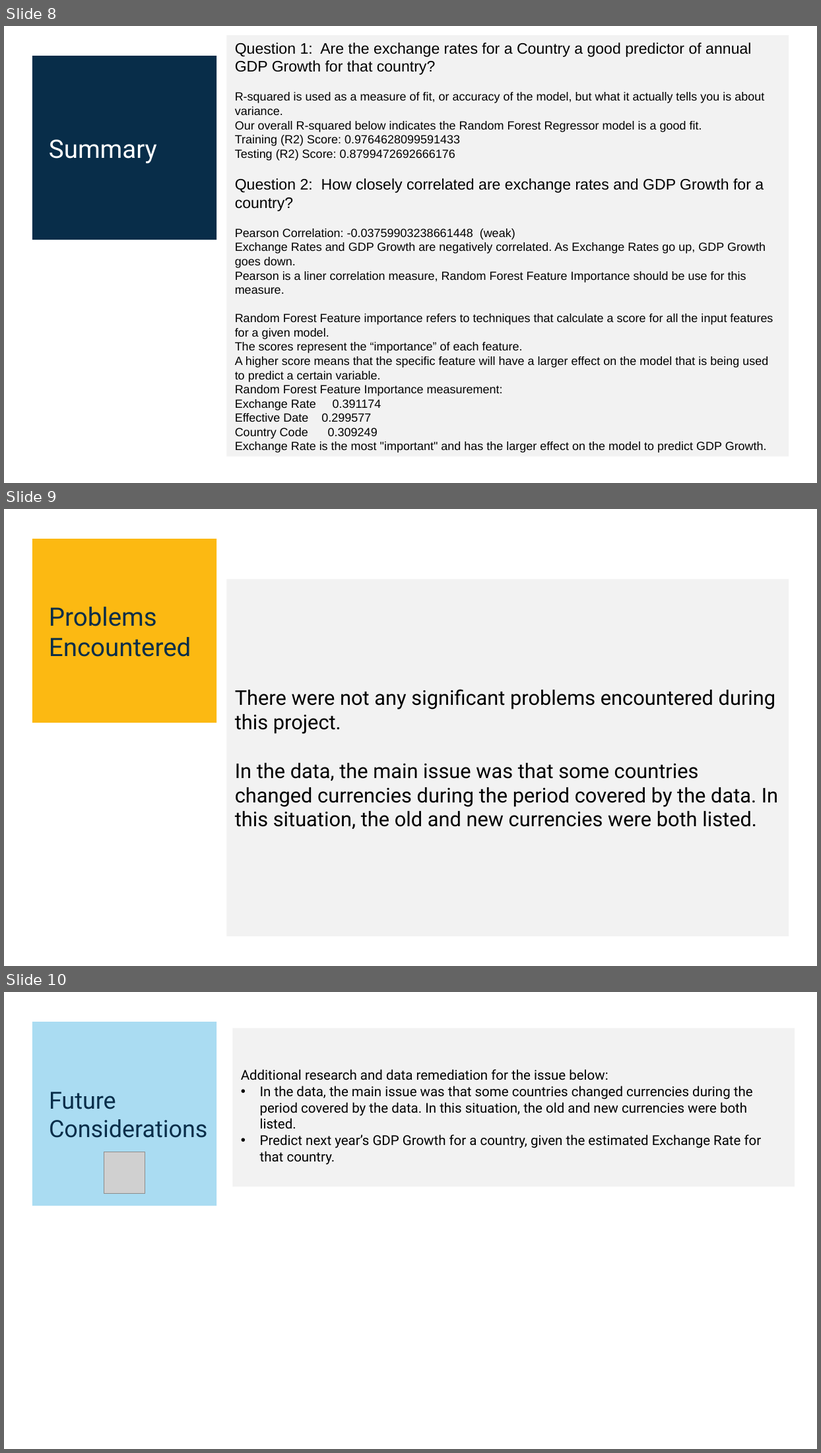
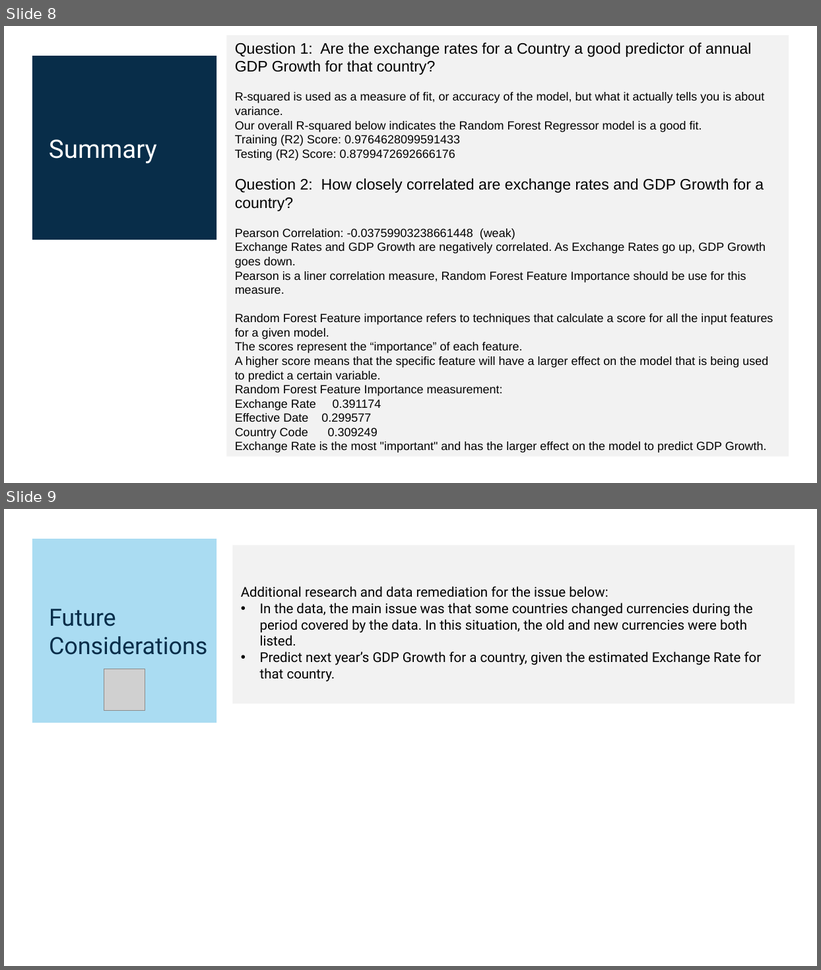
Before and after one commit to tbrown14611/Project_2, a slide deck: Team_3_AI_Bootcamp_Project_2.pptx. Shown one above the other, each under a label of ours: slides 8, 9 and 10 before the commit, slides 8 and 9 after it. The pictures are 821x1453 and 821x970 pixels, drawn with LibreOffice and Linux fonts; fonts in the diff are those of the drawing; grey boxes stand for pictures. Boxes give left, top, right and bottom in pixels: in the first picture for what was removed or moved away, otherwise in the second. Text is boxed around its words. In the diff, an @@ line names an element or a change of style, - is before the commit and + after.

```diff
--- a/Team_3_AI_Bootcamp_Project_2.pptx
+++ b/Team_3_AI_Bootcamp_Project_2.pptx
@@ slide 9 removed at [4,509,817,966], background #FFFFFF @@
@@ rectangle removed at [32,539,217,723] @@
@@ rectangle removed at [226,579,789,937] @@
-There were not any significant problems encountered during this project.
-In the data, the main issue was that some countries changed currencies during the period covered by the data. In this situation, the old and new currencies were both listed.
@@ text removed at [49,607,191,657] @@
-Problems Encountered
@@ what was slide 10 is now slide 9 @@
```
